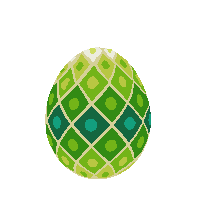
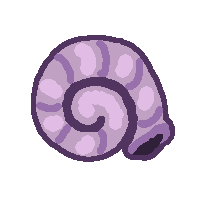
The second (200, 200) image is a revision of the first. Changes to its layers:
hid "Goed_Egg" over [45, 47, 151, 179]
renamed "Snail" to "Snail copy", showed it, painted on it over [31, 35, 175, 172]
